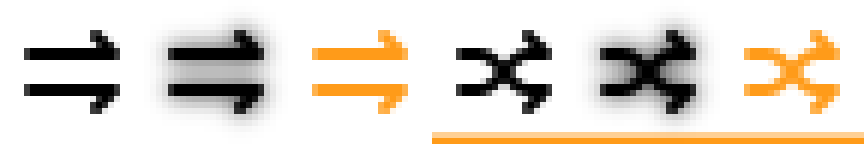
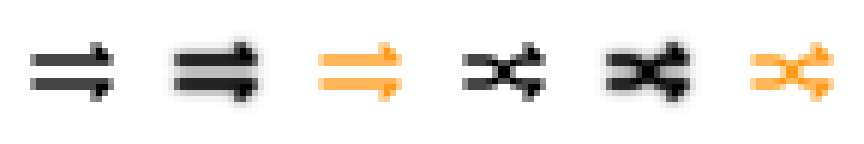
Before/after of a w=864, h=144 layered artwork. What changed in the layer stack:
painted on "#0", masked it over bbox(24, 30, 120, 114)
painted on "#1", masked it over bbox(150, 6, 288, 138)
painted on "#2", masked it over bbox(312, 30, 408, 114)
removed group "#3" (2 layers) over bbox(432, 30, 576, 144)
renamed "#3-0" to "#3", moved it out of group "#3", painted on it, masked it over bbox(456, 30, 552, 114)
removed layer "#3-1" from group "#3" over bbox(432, 132, 576, 144)
removed group "#4" (2 layers) over bbox(576, 6, 720, 144)
renamed "#4-0" to "#4", moved it out of group "#4", painted on it, masked it over bbox(576, 6, 720, 144)
removed layer "#4-1" from group "#4" over bbox(576, 132, 720, 144)
removed group "#5" (2 layers) over bbox(720, 30, 864, 144)
renamed "#5-0" to "#5", moved it out of group "#5", painted on it, masked it over bbox(744, 30, 840, 114)
removed layer "#5-1" from group "#5" over bbox(720, 132, 864, 144)
